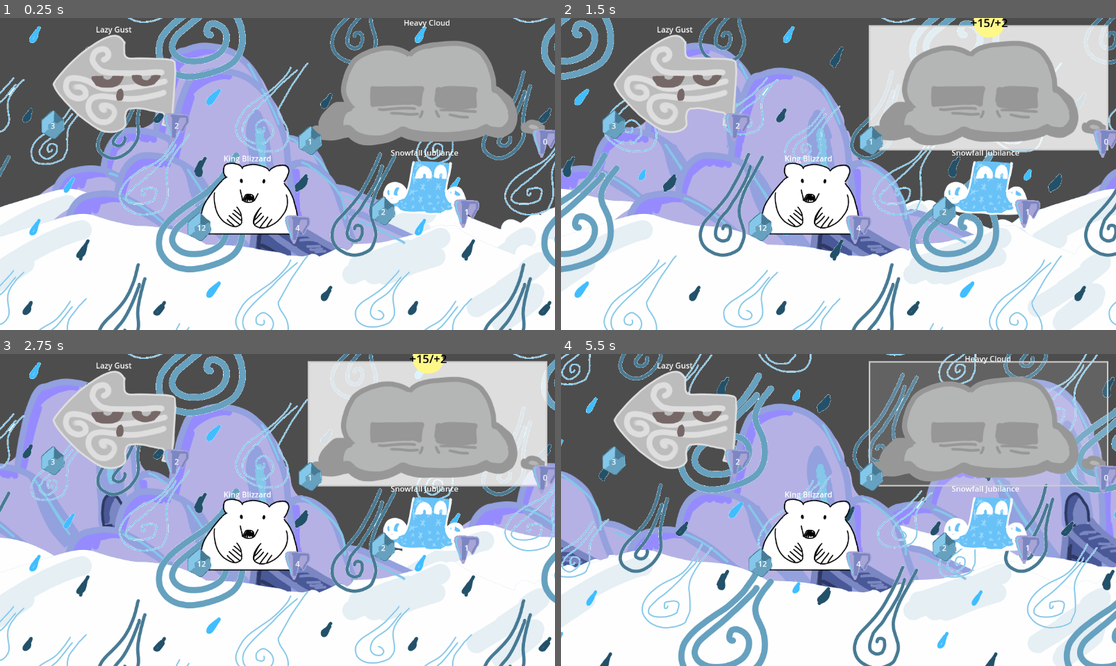
Above: before the commit, frames 1-4 (two rows, left to right).
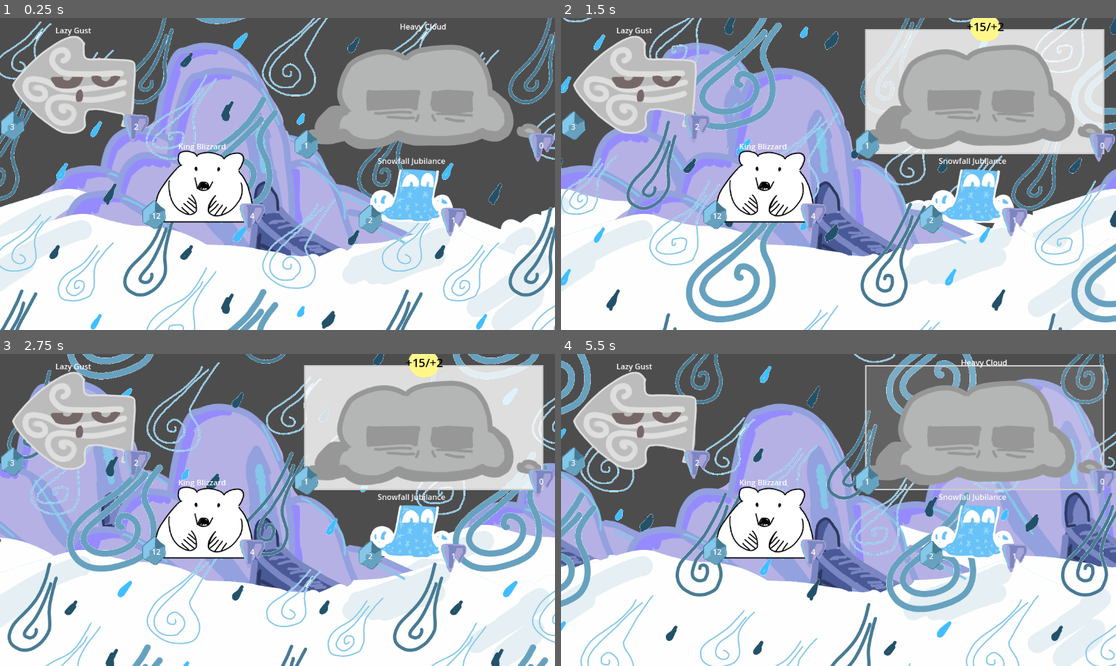
Above: after the commit, the same moments.

Repository: alex-mike-mark-again/godot-combat
Game: Godot game, scene res://troops/stage3b.tscn
The game is run twice, just before and just after one commit, with the same random seed, the same clock (stepped at 60 frames per second) and the same inputs. This scene is started directly instead of the project's main scene. The engine's default icon, where the game draws it, is replaced by a stand-in: a white triangle on a blue panel in a dark square.
Inputs (mouse positions are in pixels of both pictures, inside the frame that each line leads up to):
- Up to frame 1 (0.25 s): no input
- Up to frame 2 (1.5 s): click (988, 86) at 0.52 s; click (988, 86) at 1.27 s
- Up to frame 3 (2.75 s): click (427, 422) at 2.02 s
- Up to frame 4 (5.5 s): move the mouse to (960, 494) at 2.77 s; move the mouse to (727, 525) at 3.52 s; move the mouse to (894, 441) at 4.27 s; move the mouse to (810, 572) at 5.02 s

The runs differ from the first frame. In frame 1, 33% of the frame differs, in the area x 0-100%, y 0-100%; in frame 2, 34%; in frame 3, 35%; in frame 4, 36%.

Commit message:
final changes istg

Diff:
--- a/battler.gd
+++ b/battler.gd
@@ -48,18 +48,17 @@
 	})
 
 func remove_buff(buff: Buff):
-	print_debug("Removing Buff ",buff.toString())
 	atk -= buff.atk
 	maxHp -= buff.maxHp
+	var prevHp = hp
 	hp = min(hp, maxHp)
 	rdc -= buff.rdc
-	_update_displays({
+	_update_displays({ # i think i hate this function
 		"atk": -buff.atk,
 		"maxHp": -buff.maxHp,
-		"hp": -buff.hp,
+		"hp": hp - prevHp,
 		"rdc": -buff.rdc
 	})
-	print_debug("HP is at "+str(hp))
 
 func get_stats():
 	return {
--- a/troops/stage3b.tscn
+++ b/troops/stage3b.tscn
@@ -20,8 +20,8 @@
 
 [sub_resource type="ShaderMaterial" id="ShaderMaterial_jt6nx"]
 shader = ExtResource("5_dlefm")
-shader_parameter/scroll_speed = 0.4
-shader_parameter/direction = Vector2(1, -4)
+shader_parameter/scroll_speed = 0.2
+shader_parameter/direction = Vector2(0.6, -2.2)
 
 [node name="stage3b" type="Control"]
 layout_mode = 3
@@ -57,38 +57,38 @@
 [node name="enemies" type="Node" parent="."]
 
 [node name="Heavy Cloud" parent="enemies" instance=ExtResource("2_10acv")]
-offset_left = 639.0
-offset_top = 15.0
-offset_right = 639.0
-offset_bottom = 15.0
+offset_left = 631.0
+offset_top = 23.0
+offset_right = 631.0
+offset_bottom = 23.0
 buff_atk = 0
 buff_hp = 15
 buff_max_hp = 2
 maxHp = 1
 
 [node name="Snowfall Jubilance" parent="enemies" instance=ExtResource("3_wcuse")]
-offset_left = 791.0
-offset_top = 285.0
-offset_right = 791.0
-offset_bottom = 285.0
+offset_left = 764.0
+offset_top = 302.0
+offset_right = 764.0
+offset_bottom = 302.0
 buff_rdc = 1
 atk = 1
 maxHp = 2
 
 [node name="Lazy Gust" parent="enemies" instance=ExtResource("4_w12el")]
-offset_left = 105.0
-offset_top = 29.0
-offset_right = 105.0
-offset_bottom = 29.0
+offset_left = 21.0
+offset_top = 31.0
+offset_right = 21.0
+offset_bottom = 31.0
 buff_atk = 1
 buff_rdc = 1
 atk = 2
 
 [node name="King Blizzard" parent="enemies" instance=ExtResource("2_wph1y")]
-offset_left = 409.0
-offset_top = 297.0
-offset_right = 409.0
-offset_bottom = 297.0
+offset_left = 315.0
+offset_top = 272.0
+offset_right = 315.0
+offset_bottom = 272.0
 
 [node name="Selector" parent="enemies/King Blizzard" index="1"]
 offset_right = 338.0
Not shown, added: sprites/trip_heat.kra
